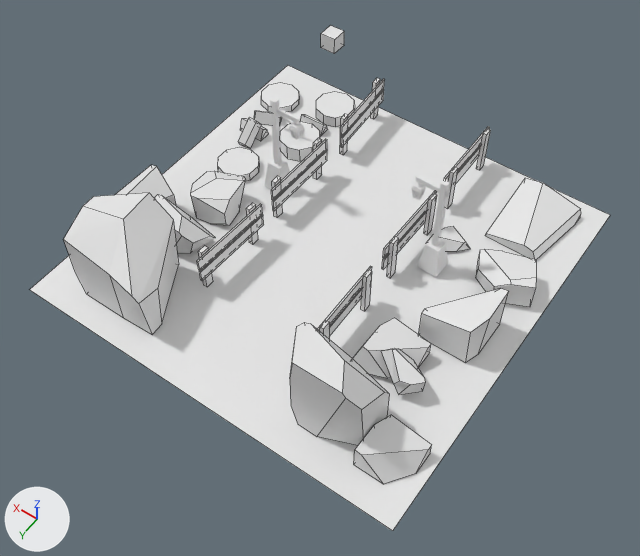
A saved change to the Blender file portal.blend.
Rendered twice from a camera (50 mm lens) standing at (-3.1, 4.5, 6.57) and looking at (-0.4, 0.72, 0.62). The axes (+X, +Y, +Z) are drawn at lower left. The lights are the same throughout. Mesh edges are drawn as thin lines on the coarser meshes.

The scene before the commit, as lines of its bpy script (objects in view):
```python
me_cube = bpy.data.meshes.new('Cube')
me_cube.from_pydata(...)  # 193 vertices, 122 faces; spans x -1.9..1.99, y -1.79..1.78, z 0.01..2.52
me_cube_001 = bpy.data.meshes.new('Cube.001')
me_cube_001.from_pydata(...)  # a box spanning x -0.016..0.016, y -0.318..-0.248, z 0.007..0.407; a box spanning x -0.016..0.016, y 0.212..0.282, z 0.005..0.405; a box spanning x -0.033..-0.019, y -0.374..0.333, z 0.141..0.251; a box spanning x -0.033..-0.019, y -0.37..0.337, z 0.266..0.376
me_cube_003 = bpy.data.meshes.new('Cube.003')
me_cube_003.from_pydata(...)  # a box spanning x -0.016..0.016, y -0.318..-0.248, z 0.007..0.407; a box spanning x -0.016..0.016, y 0.212..0.282, z 0.005..0.405; a box spanning x -0.033..-0.019, y -0.374..0.333, z 0.141..0.251; a box spanning x -0.033..-0.019, y -0.37..0.337, z 0.266..0.376
ob_cube = bpy.data.objects.new('Cube', me_cube_001)
ob_cube.location = (0.68, -1.494, 0.0)
ob_cube.rotation_euler = (0.0, 0.0, 0.065)  # degrees (0, 0, 3.7)
ob_cube.scale = (1.23, 1.23, 1.23)
ob_cube_001 = bpy.data.objects.new('Cube.001', me_cube_003)
ob_cube_001.location = (0.68, -0.391, 0.0)
ob_cube_001.rotation_euler = (0.0, 0.0, -0.0202)  # degrees (0, 0, -1.2)
ob_cube_001.scale = (1.23, 1.23, 1.23)
ob_cube_014 = bpy.data.objects.new('Cube.014', me_cube)
ob_cube_014.location = (0.0, 0.0, 0.0)
# also in view: 'Cube.004' at (-0.63, -0.43, 0.26); 'Cube.002' at (0.67, 0.65, 0.25); 'Cylinder' at (1.39, -1.0, 0.14); 'Cube.008' at (0.84, -0.41, 0.58); 'Plane' at (0.0, 0.0, 0.0)
```
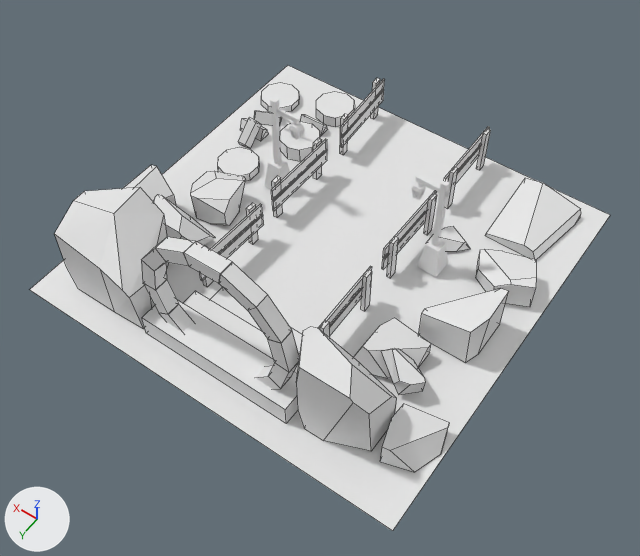
Commit message: portal rocks done

The change, as a diff of the scene's bpy script:
```diff
--- a/portal.blend.py
+++ b/portal.blend.py
@@ me_cube @@
-me_cube.from_pydata(...)  # 193 vertices, 122 faces; spans x -1.9..1.99, y -1.79..1.78, z 0.01..2.52
+me_cube.from_pydata(...)  # 185 vertices, 116 faces; spans x -1.97..1.99, y -1.79..1.78, z 0.01..0.93
+# me_cube part 1: the loose piece of 8 vertices spanning x -0.06..0.06, y -0.06..0.06, z 2.39..2.52 is deleted
+# me_cube part 2
+# 15 vertices in x 0.72..1.61, y 0.98..1.78, z 0.02..0.89 move by (0.11, 0.0, 0.0)
+# 3 vertices in x 0.72..1.51, y 0.97..1.74, z 0.02..0.69 move by (0.12, 0.0, 0.0)
+# me_cube part 3
+# 15 vertices in x -1.43..-0.66, y 1.2..1.69, z 0.01..0.93 move by (-0.07, 0.0, 0.0)
+# 5 vertices in x -1.33..-0.83, y 1.2..1.69, z 0.01..0.93 move by (-0.06, 0.0, 0.0)
+# 12 vertices move from x -1.9..-1.45, y 1.28..1.72, z 0.01..0.27 to x -1.97..-1.51, y 1.02..1.58, z 0.01..0.27
@@ me_cube_002 @@
+me_cube_002.from_pydata([(2.06, 1.0, -8.77), (2.55, 1.0, -10.77), (2.06, -1.0, -8.77), (2.55, -1.0, -10.77), (-2.06, 1.0, -8.77), (-2.55, 1.0, -10.77), (-2.06, -1.0, -8.77), (-2.55, -1.0, -10.77)], [], [(0, 4, 6, 2), (5, 1, 3, 7), (3, 2, 6, 7), (1, 0, 2, 3), (5, 4, 0, 1), (7, 6, 4, 5)])
@@ ob_cube_026 @@
+ob_cube_026 = bpy.data.objects.new('Cube.026', me_cube_013)  # a box spanning x -1.0..1.0, y -1.0..1.0, z -1.11..0.89; a box spanning x -0.85..0.85, y -2.42..-0.42, z -1.12..-0.11; a box spanning x -0.67..0.67, y -3.72..-1.72, z -1.12..-0.62
+ob_cube_026.location = (0.0, 1.573, 0.136)
+ob_cube_026.scale = (0.784, 0.163, 0.12)
@@ ob_cube_025 @@
+ob_cube_025 = bpy.data.objects.new('Cube.025', me_cube_002)
+ob_cube_025.location = (0.0, 1.575, 0.713)
+ob_cube_025.rotation_euler = (0.0, 5.493, 0.0)  # degrees (0, 315, 0)
+ob_cube_025.scale = (0.0696, 0.0696, 0.0696)
@@ ob_cube_024 @@
+ob_cube_024 = bpy.data.objects.new('Cube.024', me_cube_002)
+ob_cube_024.location = (0.0, 1.575, 0.713)
+ob_cube_024.rotation_euler = (0.0, 5.026, 0.0)  # degrees (0, 288, 0)
+ob_cube_024.scale = (0.0696, 0.0696, 0.0696)
@@ ob_cube_023 @@
+ob_cube_023 = bpy.data.objects.new('Cube.023', me_cube_002)
+ob_cube_023.location = (0.0, 1.575, 0.713)
+ob_cube_023.rotation_euler = (0.0, 4.559, 0.0)  # degrees (0, 261, 0)
+ob_cube_023.scale = (0.0696, 0.0696, 0.0696)
@@ ob_cube_022 @@
+ob_cube_022 = bpy.data.objects.new('Cube.022', me_cube_002)
+ob_cube_022.location = (0.0, 1.575, 0.713)
+ob_cube_022.rotation_euler = (0.0, 4.092, 0.0)  # degrees (0, 234, 0)
+ob_cube_022.scale = (0.0696, 0.0696, 0.0696)
@@ ob_cube_021 @@
+ob_cube_021 = bpy.data.objects.new('Cube.021', me_cube_002)
+ob_cube_021.location = (0.0, 1.575, 0.713)
+ob_cube_021.rotation_euler = (0.0, 3.624, 0.0)  # degrees (0, 208, 0)
+ob_cube_021.scale = (0.0696, 0.0696, 0.0696)
@@ ob_cube_020 @@
+ob_cube_020 = bpy.data.objects.new('Cube.020', me_cube_002)
+ob_cube_020.location = (0.0, 1.575, 0.713)
+ob_cube_020.rotation_euler = (0.0, 3.157, 0.0)  # degrees (0, 181, 0)
+ob_cube_020.scale = (0.0696, 0.0696, 0.0696)
@@ ob_cube_019 @@
+ob_cube_019 = bpy.data.objects.new('Cube.019', me_cube_002)
+ob_cube_019.location = (0.0, 1.575, 0.713)
+ob_cube_019.rotation_euler = (0.0, 2.69, 0.0)  # degrees (0, 154, 0)
+ob_cube_019.scale = (0.0696, 0.0696, 0.0696)
@@ ob_cube_018 @@
+ob_cube_018 = bpy.data.objects.new('Cube.018', me_cube_002)
+ob_cube_018.location = (0.0, 1.575, 0.713)
+ob_cube_018.rotation_euler = (0.0, 2.222, 0.0)  # degrees (0, 127, 0)
+ob_cube_018.scale = (0.0696, 0.0696, 0.0696)
@@ ob_cube_017 @@
+ob_cube_017 = bpy.data.objects.new('Cube.017', me_cube_002)
+ob_cube_017.location = (0.0, 1.575, 0.713)
+ob_cube_017.rotation_euler = (0.0, 1.755, 0.0)  # degrees (0, 101, 0)
+ob_cube_017.scale = (0.0696, 0.0696, 0.0696)
@@ ob_cube_016 @@
+ob_cube_016 = bpy.data.objects.new('Cube.016', me_cube_002)
+ob_cube_016.location = (0.0, 1.575, 0.713)
+ob_cube_016.rotation_euler = (0.0, 1.288, 0.0)  # degrees (0, 74, 0)
+ob_cube_016.scale = (0.0696, 0.0696, 0.0696)
@@ ob_cube_015 @@
+ob_cube_015 = bpy.data.objects.new('Cube.015', me_cube_002)
+ob_cube_015.location = (0.0, 1.575, 0.713)
+ob_cube_015.rotation_euler = (0.0, 0.821, 0.0)  # degrees (0, 47, 0)
+ob_cube_015.scale = (0.0696, 0.0696, 0.0696)
```

Changed parts and their boxes (x1, y1, x2, y2) in the pictures (640 x 556 px; the box of a moved part takes in the faces that stretch with it):
'Cube.014', reshaped (33% shorter): before (64, 25, 581, 484); after (54, 165, 581, 472)
'Cube.026', added: after (142, 287, 303, 424)
'Cube.019', added: after (219, 262, 268, 310)
'Cube.018', added: after (248, 295, 292, 343)
'Cube.020', added: after (184, 241, 232, 283)
'Cube.017', added: after (268, 331, 300, 372)
'Cube.021', added: after (156, 237, 195, 266)
'Cube.024', added: after (143, 280, 179, 314)
'Cube.023', added: after (141, 260, 167, 290)
'Cube.025', added: after (159, 304, 193, 332)
'Cube.016', added: after (268, 362, 299, 388)
'Cube.022', added: after (141, 237, 167, 271)
'Cube.015', added: after (255, 365, 281, 389)
part 1 of me_cube, deleted: before (321, 25, 344, 54)
part 2 of me_cube, moved or reshaped: before (64, 193, 179, 335); after (54, 187, 169, 328)
part 3 of me_cube, moved or reshaped: before (290, 322, 432, 484); after (296, 327, 449, 472)
